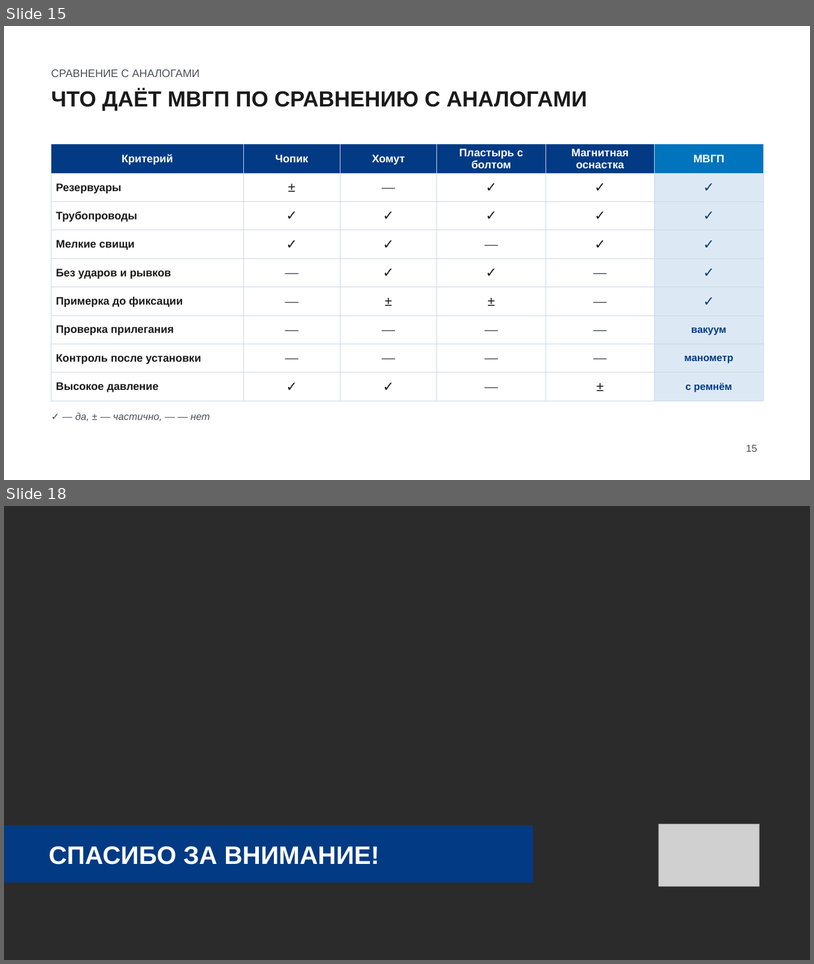
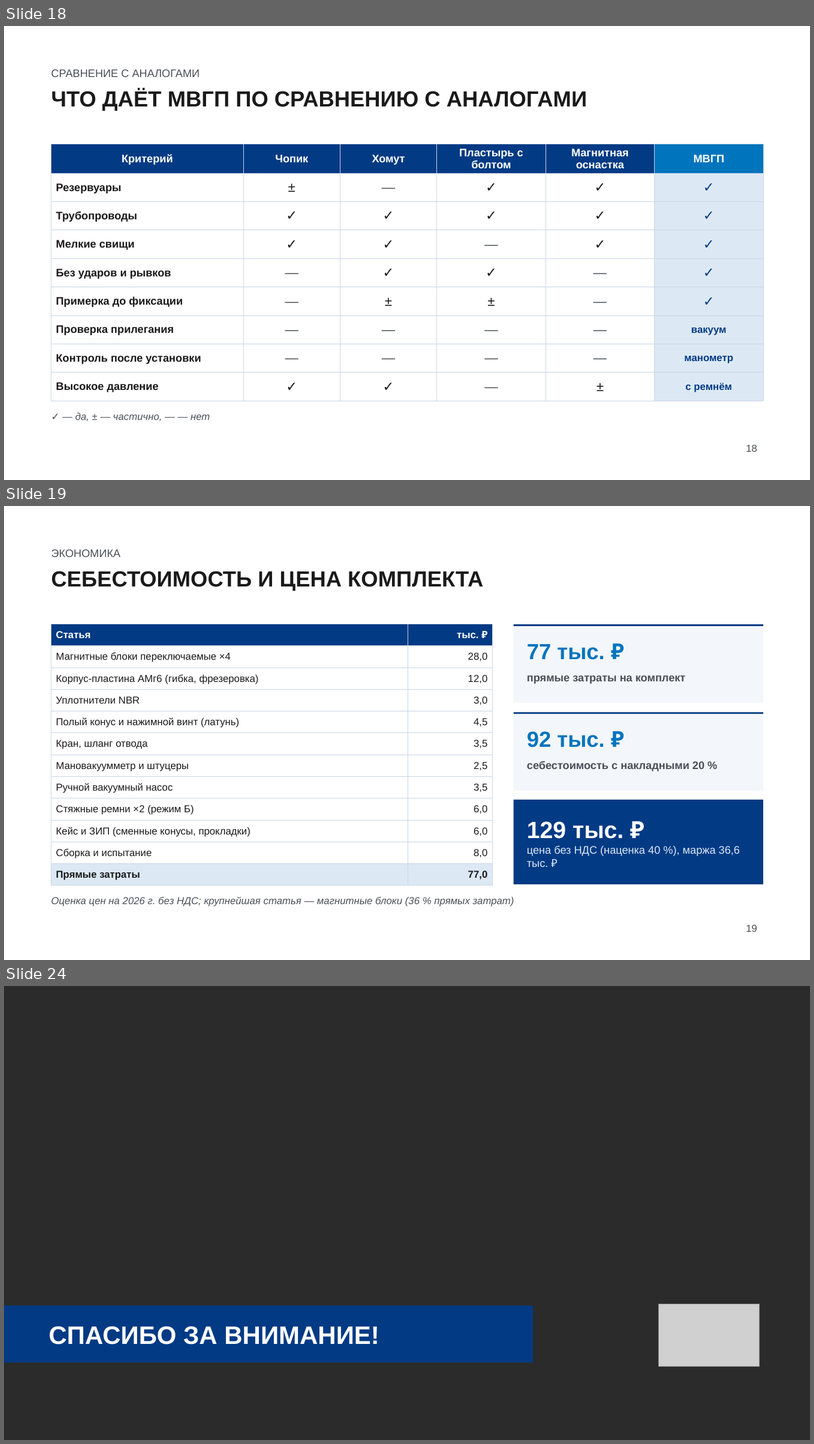
Before and after one commit to Arhipov-stack/ArhipovHub, a slide deck: magnetic-seal-plate/presentation/MVGP_presentation.pptx. Shown one above the other, each under a label of ours: slides 15 and 18 before the commit, slides 18, 19 and 24 after it; the slides between them are not shown. The pictures are 814x964 and 814x1444 pixels, drawn with LibreOffice and Linux fonts; fonts in the diff are those of the drawing; grey boxes stand for pictures; background and template pictures are left out; a plain dark background stands for a picture behind light text. Boxes give left, top, right and bottom in pixels: in the first picture for what was removed or moved away, otherwise in the second. Text is boxed around its words. In the diff, an @@ line names an element or a change of style, - is before the commit and + after.

```diff
--- a/magnetic-seal-plate/presentation/MVGP_presentation.pptx
+++ b/magnetic-seal-plate/presentation/MVGP_presentation.pptx
@@ slide 19 added at (4,506,810,960), background #FFFFFF @@
@@ text added at (51,549,121,557), 13 pt, text #4A4F57 @@
+ЭКОНОМИКА
@@ title added at (51,571,483,591), 26 pt, text #1A1A1A, bold @@
+СЕБЕСТОИМОСТЬ И ЦЕНА КОМПЛЕКТА
@@ table added at (51,624,493,882), 12 rows, 2 columns @@
+Статья | тыс. ₽
+Магнитные блоки переключаемые ×4 | 28,0
+Корпус-пластина АМг6 (гибка, фрезеровка) | 12,0
+Уплотнители NBR | 3,0
+Полый конус и нажимной винт (латунь) | 4,5
+Кран, шланг отвода | 3,5
+Мановакуумметр и штуцеры | 2,5
+Ручной вакуумный насос | 3,5
+Стяжные ремни ×2 (режим Б) | 6,0
+Кейс и ЗИП (сменные конусы, прокладки) | 6,0
+Сборка и испытание | 8,0
+Прямые затраты | 77,0
@@ rectangle added at (514,624,764,703), fill #F3F6FA @@
@@ line added from (514, 625) to (764, 625), #023A84 2 pt @@
@@ text added at (527,644,605,660), 26 pt, text #0074BD, bold @@
+77 тыс. ₽
@@ text added at (527,675,686,684), 13 pt, text #4A4F57, bold @@
+прямые затраты на комплект
@@ rectangle added at (514,712,764,790), fill #F3F6FA @@
@@ line added from (514, 713) to (764, 713), #023A84 2 pt @@
@@ text added at (527,731,605,747), 26 pt, text #0074BD, bold @@
+92 тыс. ₽
@@ text added at (527,760,705,771), 13 pt, text #4A4F57, bold @@
+себестоимость с накладными 20 %
@@ rectangle added at (514,799,764,884), fill #023A84 @@
@@ text added at (527,821,740,867), 13 pt, text #DCE9F5 @@
+129 тыс. ₽
+цена без НДС (наценка 40 %), маржа 36,6 тыс. ₽
@@ text added at (51,896,515,906), 12 pt, text #4A4F57, italic @@
+Оценка цен на 2026 г. без НДС; крупнейшая статья — магнитные блоки (36 % прямых затрат)
@@ page number added at (746,924,758,931), 12 pt, text #4A4F57 @@
+19
@@ what was slide 15 is now slide 18 @@
@@ page number at (746,444,758,451): text changed @@
-15
+18
@@ what was slide 18 is now slide 24 @@
```
Also in this commit, not shown: 4 slides changed, 5 other slides added, 15 other files.
